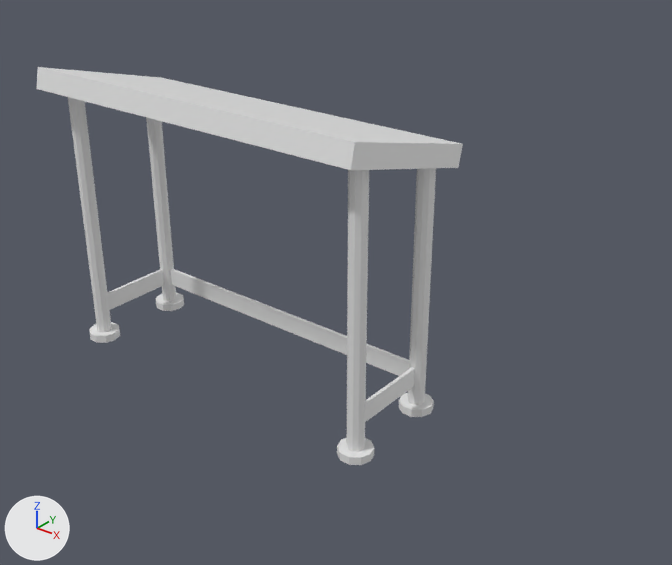
The FBX model Models/Props/SM_Downtown_Prop_Bus_Shelter_Low.fbx: old version first, new version second.
One viewpoint serves both versions: a camera (50 mm lens) standing at (7.28, -5.09, 4.69) and looking at (2.82, 0.48, 1.23). The axes (+X, +Y, +Z) are drawn at lower left. The lights are the same throughout. The picture after the commit comes second. Where no turn or scale is listed for an object, it has been applied to the vertices.

The first picture shows 'SM_Downtown_Prop_Bus_Shelter_Low'.
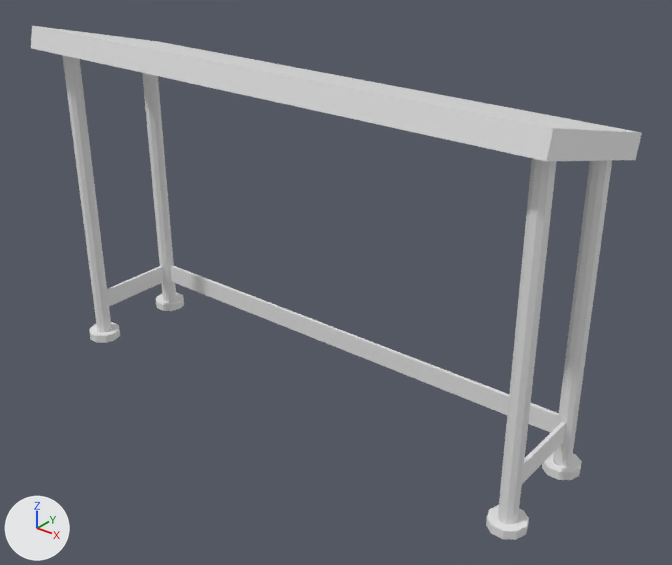
Boxes (x1, y1, x2, y2) around the edits, measured in the pictures (672 x 565 px; the box of a moved part takes in the faces that stretch with it):
'SM_Downtown_Prop_Bus_Shelter_Low', reshaped (43% wider, 29% taller)
    before: (36, 67, 463, 465)
    after: (31, 26, 642, 540)
part 1 of me_mesh, moved or reshaped
    before: (399, 168, 436, 417)
    after: (542, 160, 612, 480)
part 2 of me_mesh, added
    after: (486, 158, 557, 540)
part 3 of me_mesh, moved or reshaped
    before: (107, 269, 164, 310)
    after: (107, 266, 164, 306)
part 4 of me_mesh, moved or reshaped
    before: (365, 367, 415, 422)
    after: (522, 422, 566, 484)
part 5 of me_mesh, moved or reshaped
    before: (36, 67, 463, 170)
    after: (31, 26, 642, 161)
part 6 of me_mesh, moved or reshaped
    before: (170, 268, 409, 376)
    after: (170, 265, 559, 433)
part 7 of me_mesh, deleted
    before: (337, 170, 374, 465)
part 8 of me_mesh, moved or reshaped
    before: (146, 117, 176, 301)
    after: (142, 73, 176, 301)
part 9 of me_mesh, moved or reshaped
    before: (68, 97, 112, 332)
    after: (62, 55, 112, 332)

The change in detail:
me_mesh is used by ob_sm_downtown_prop_bus_shelter_low; location (0.0, 0.0, 0.0).
Verts and faces of me_mesh; kept vertices keep their numbers, new ones are numbered from 192.
Before the commit, vertices of me_mesh: 10 (0.22, 0.94, 2.38), 11 (0.18, 0.96, 2.38), 12 (0.13, 0.96, 2.38), 13 (0.09, 0.94, 2.38), 14 (0.08, 0.89, 2.38).
Before the commit, vertices of me_mesh: 15 (0.09, 0.85, 2.38), 16 (0.13, 0.82, 2.38), 17 (0.18, 0.82, 2.38), 18 (0.22, 0.85, 2.38), 19 (0.23, 0.89, 2.38).
Before the commit, vertices of me_mesh: 66 (0.22, 0.04, 2.55), 67 (0.18, 0.07, 2.55), 68 (0.13, 0.07, 2.55), 69 (0.09, 0.04, 2.55), 70 (0.08, 0.0, 2.55).
Before the commit, vertices of me_mesh: 71 (0.09, -0.04, 2.55), 72 (0.13, -0.07, 2.55), 73 (0.18, -0.07, 2.55), 74 (0.22, -0.04, 2.55), 75 (0.23, 0.0, 2.55).
me_mesh had 192 vertices, 138 faces and spanned x 0.0..3.57, y -0.3..1.17, z 0.0..2.79.
me_mesh now has 192 vertices, 138 faces and spans x 0.0..5.0, y -0.3..1.17, z 0.0..3.15.
me_mesh part 1: the loose piece of 40 vertices spanning x 3.26..3.57, y 0.74..1.04, z 0.0..2.38 is scaled about its middle by (1, 1, 1.14), then moved by (1.43, 0.0, 0.16).
me_mesh part 2: the loose piece of 40 vertices spanning x 3.26..3.57, y 0.74..1.04, z 0.0..2.38 is copied, and the copy is multiplied about its middle by the matrix ((1.0, 0.0, 0.0), (0.0, 1.0, 0.0), (0.0, 0.0, 1.278)), then moved by (1.43, -0.89, 0.32); it spans x 4.69..5.0, y -0.15..0.15, z 0.0..3.03.
me_mesh part 3: the loose piece of 8 vertices spanning x 0.14..0.17, y 0.0..0.86, z 0.27..0.45 is moved by (0.0, 0.0, 0.04).
me_mesh part 4: the loose piece of 8 vertices spanning x 3.4..3.43, y 0.0..0.86, z 0.27..0.45 is moved by (1.43, 0.0, 0.04).
me_mesh part 5: the loose piece of 8 vertices spanning x 0.0..3.57, y -0.3..1.17, z 2.24..2.79 is scaled about its middle by (1.4, 1, 1), then moved by (0.72, 0.0, 0.36).
me_mesh part 6: the loose piece of 8 vertices spanning x 0.19..3.37, y 0.88..0.91, z 0.27..0.45 is scaled about its middle by (1.45, 1, 1), then moved by (0.72, 0.0, 0.04).
me_mesh part 7: the loose piece of 40 vertices spanning x 3.26..3.57, y -0.15..0.15, z 0.0..2.55 is deleted.
Part 8, on me_mesh:
Vertices 10 to 19 move by (0.0, 0.0, 0.32).
Part 9, on me_mesh:
Vertices 66 to 75 move by (0.0, 0.0, 0.48).
